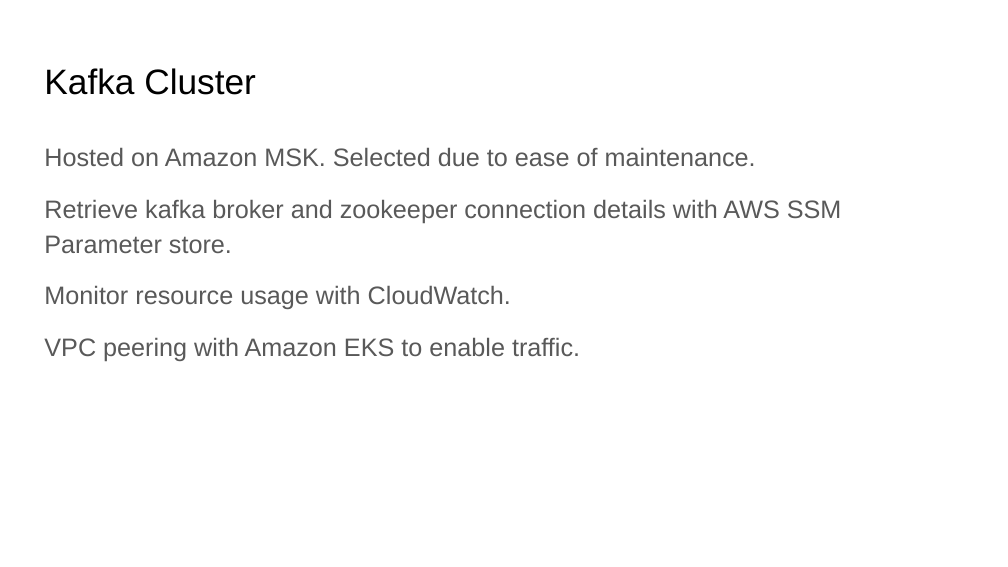
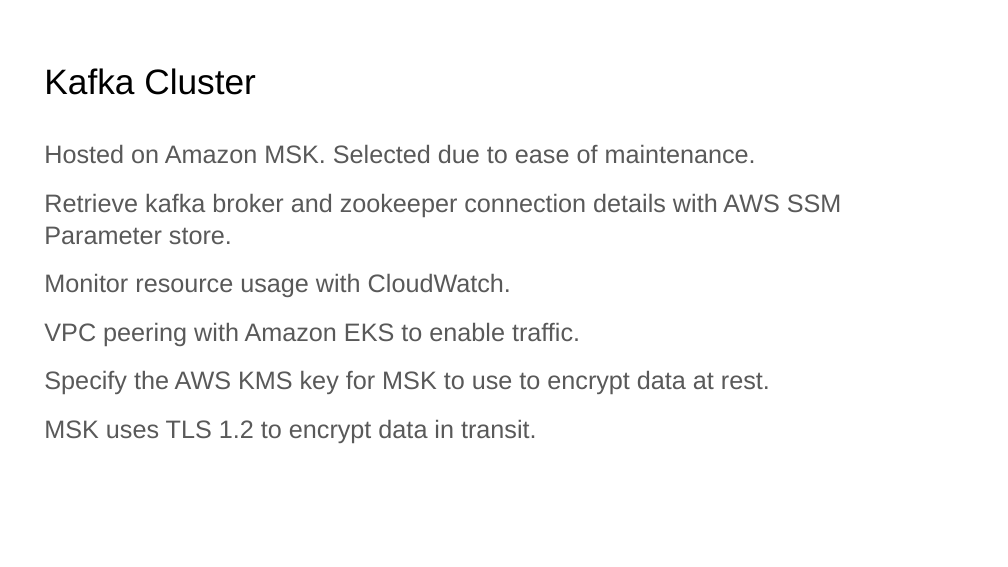
Before and after one commit to diminishin/govtech_de_assignment, a slide deck: slide 5 of govtech/section_3/Govtech Section 3.pptx. Drawn at 1008x567 pixels with LibreOffice and Linux fonts; fonts in the diff are those of the drawing. Boxes give left, top, right and bottom in pixels: in the first picture for what was removed or moved away, otherwise in the second. Text is boxed around its words. In the diff, an @@ line names an element or a change of style, - is before the commit and + after.

```diff
--- a/govtech/section_3/Govtech Section 3.pptx
+++ b/govtech/section_3/Govtech Section 3.pptx
@@ text at bbox=[44, 144, 842, 346]: line spacing 1.15 to 1.05 @@
@@ text at bbox=[44, 370, 770, 443]: paragraphs added @@
+Specify the AWS KMS key for MSK to use to encrypt data at rest.
+MSK uses TLS 1.2 to encrypt data in transit.
```
Also in this commit, not shown: 3 other slides changed, 1 slide added, 1 slide removed, 1 other file.
